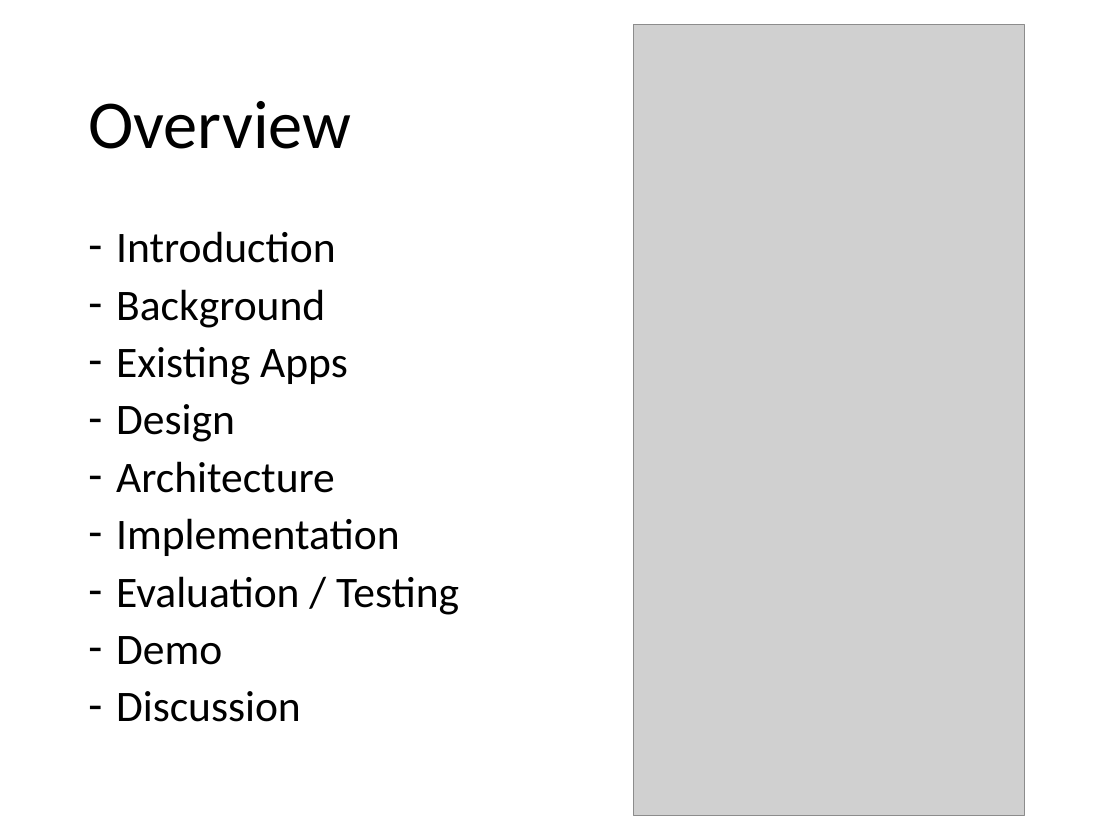
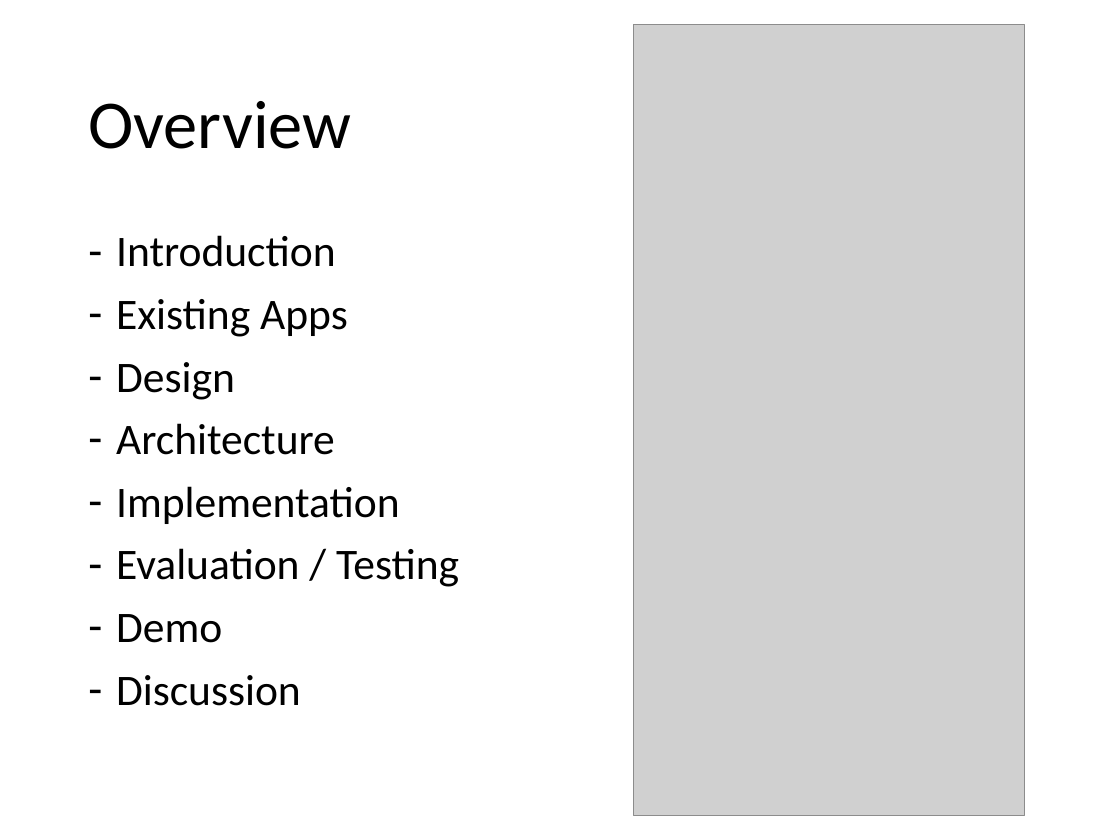
Before and after one commit to MSE-MobOP/Ski-Compass, a slide deck: slide 2 of Documents/Presentation/Presentation.pptx. Drawn at 1120x840 pixels with LibreOffice and Linux fonts; fonts in the diff are those of the drawing; grey boxes stand for pictures. Boxes give left, top, right and bottom in pixels: in the first picture for what was removed or moved away, otherwise in the second. Text is boxed around its words. In the diff, an @@ line names an element or a change of style, - is before the commit and + after.

```diff
--- a/Documents/Presentation/Presentation.pptx
+++ b/Documents/Presentation/Presentation.pptx
@@ text "Introduction" at box(116, 235, 459, 706): line spacing 0.8 to 0.9 @@
@@ text at box(116, 289, 325, 328): paragraph removed @@
-– Background
```
Also in this commit, not shown: 2 other slides changed, 2 slides removed.
